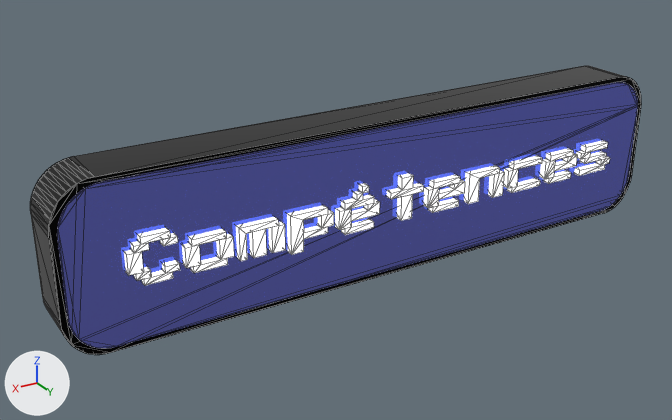
What one commit did to the glTF model public/models/btn-competences.glb.
Camera for both pictures: a 50 mm lens placed at (6.09, 10.75, 4.58), pointed at (0.29, 1.08, -0.26). Arrows for +X, +Y and +Z are at lower left; the lights stay in place. Mesh edges are drawn as thin lines. Where no turn or scale is listed for an object, it has been applied to the vertices.
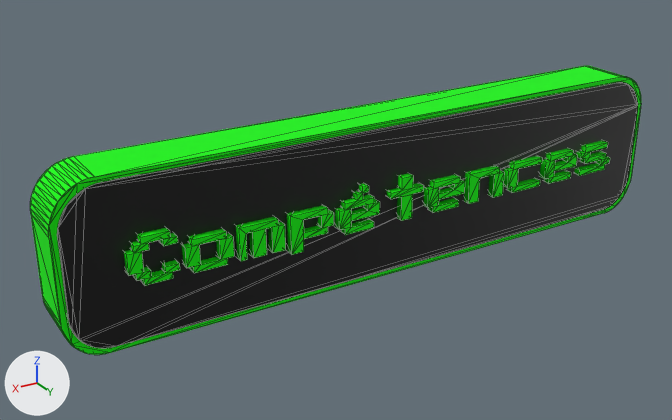
The newer file is also turned or shifted as a whole; pictures and numbers use the older file's frame.

What differs and where, as boxes (x1, y1, x2, y2) in the pictures (672 x 420 px):
'Cube', recoloured (blue to black): (57, 82, 638, 348) in both
'Cube.001', recoloured, surface changed (white to green): (30, 66, 641, 355) in both
'Text', recoloured, surface changed (white to green): (124, 140, 610, 285) in both

Edits to the bpy script that builds the scene:
```text
Change mat_material_001:
    remove mat_material_001.emission_strength = 1.0
    mat_material_001.base_color: (0.8, 0.8, 0.8) -> (0.00327, 1.0, 0.0)  # white #e7e7e7 -> green #0bff00
Add mat_material_004:
    mat_material_004 = principled_material('Material.004')
    mat_material_004.base_color = (0.0, 0.0, 0.0)  # black #000000
Change me_cube_002:
    where me_cube_002.from_pydata(...)  # 112 vertices, 220 faces; spans x -4.31..4.31, y -0.36..0.36, z -1.0..1.0
    remove me_cube_002.materials.append(mat_material_003)  # blue #3d55ca
    add me_cube_002.materials.append(mat_material_004)  # black #000000
Change me_cube_001:
    where me_cube_001.from_pydata(...)  # 112 vertices, 220 faces; spans x -4.4..4.4, y -0.37..0.37, z -1.07..1.07
    remove me_cube_001.materials.append(mat_material)  # black #161616
    add me_cube_001.materials.append(mat_material_001)  # green #0bff00
```
